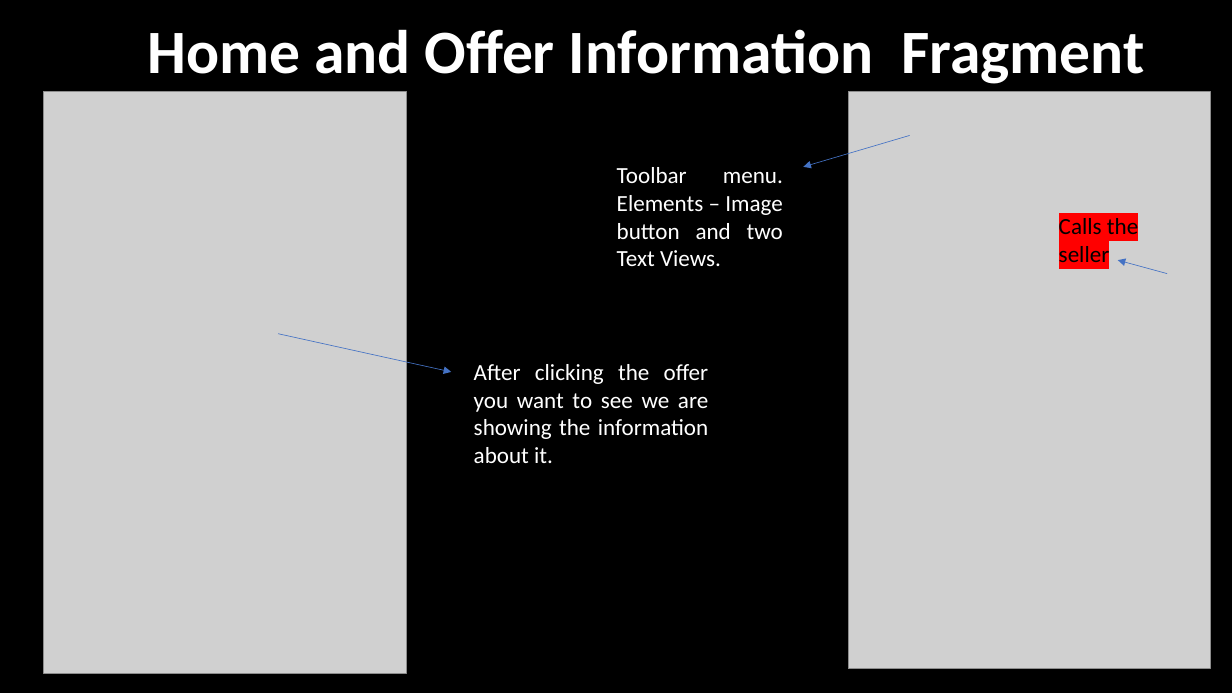
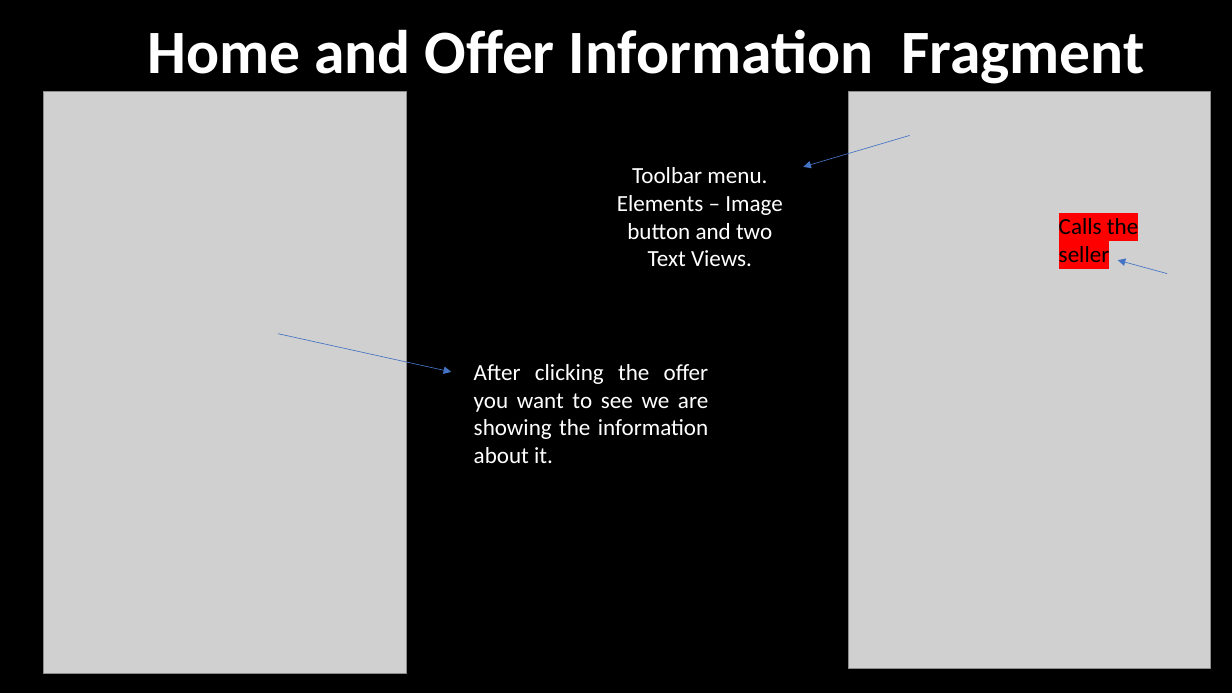
Before and after one commit to AleksandarMironov/JantaBG, a slide deck: slide 4 of Jantbg_Presentation.pptx. Drawn at 1232x693 pixels with LibreOffice and Linux fonts; fonts in the diff are those of the drawing; grey boxes stand for pictures. Boxes give left, top, right and bottom in pixels: in the first picture for what was removed or moved away, otherwise in the second. Text is boxed around its words. In the diff, an @@ line names an element or a change of style, - is before the commit and + after.

```diff
--- a/Jantbg_Presentation.pptx
+++ b/Jantbg_Presentation.pptx
@@ text "Toolbar menu. Elements – Image ..." at [617,167,782,266]: alignment justified to centre @@
```
Also in this commit, not shown: 3 other slides changed.
